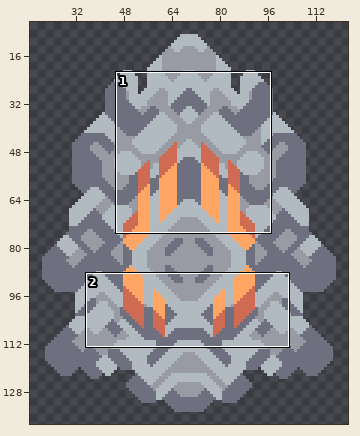
A sprite sheet gets an edit: core/assets-raw/sprites/units/bryde.png. Above, an overview of the earlier version with the close-up marked.
Close-up. Before the commit:
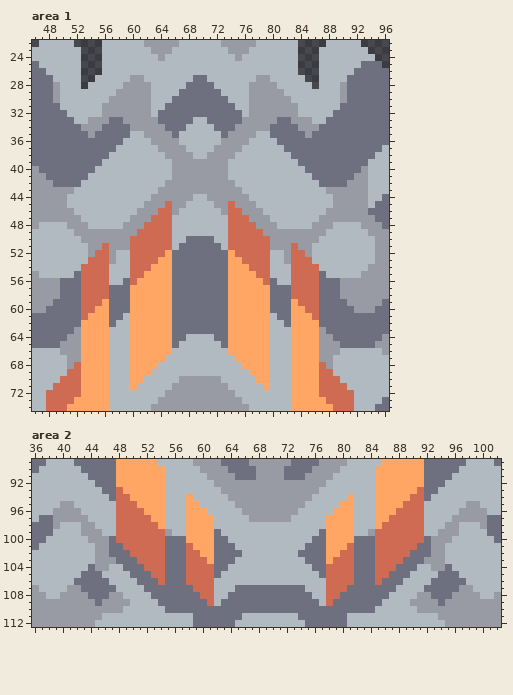
The file is 140x140 pixels. Shown: area 1: x 46..96, y 22..74; area 2: x 36..102, y 89..112. The wide view leaves out empty margins.
New version:
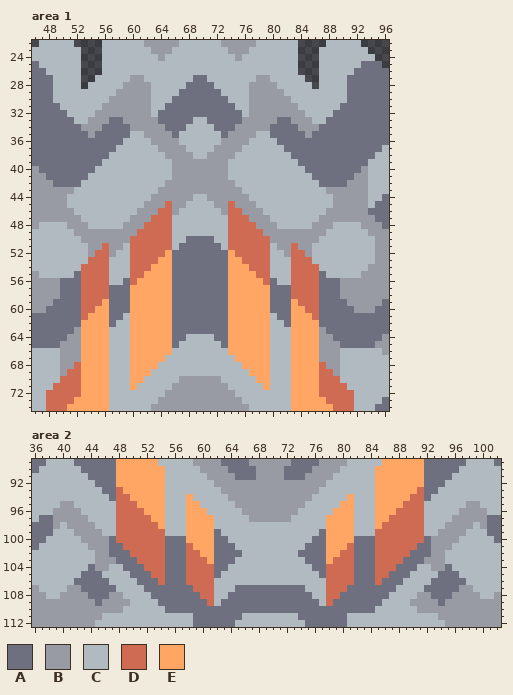
Palette (. is transparent): A #6e7080  B #989aa4  C #b0bac0  D #d06b53  E #ffa665
Difference:
Area 1:
Colour B replaces colour C in row 32 at x 55 and 84; in rows 67 to 69 at x 50 and 89.
Colour C replaces colour B in rows 28 to 30 at x 49 and 90; in row 51 at x 59 and 80; in row 53 at x 57 and 82.
Area 2:
Colour B replaces colour C in row 98 at x 41 to 42 and 97 to 98; in row 99 at x 42 and 97; in row 100 at x 43 and 96; in row 101 at x 44 and 95.
Colour C replaces colour B in row 99 at x 55 and 84.
